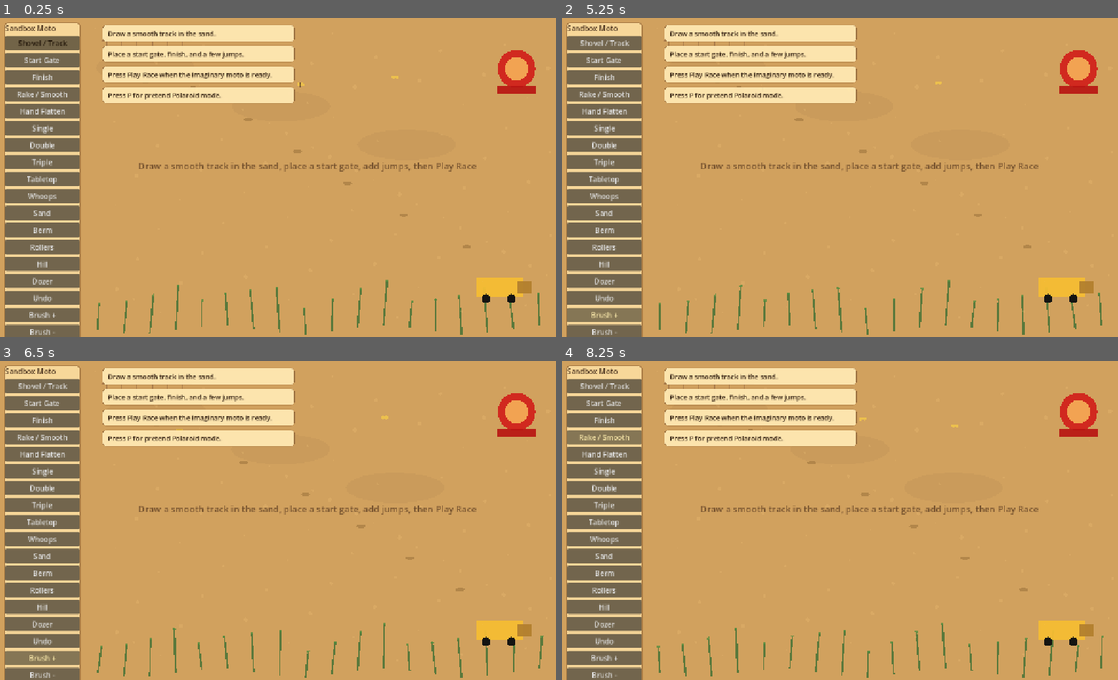
Above: before the commit, frames 1-4 (two rows, left to right).
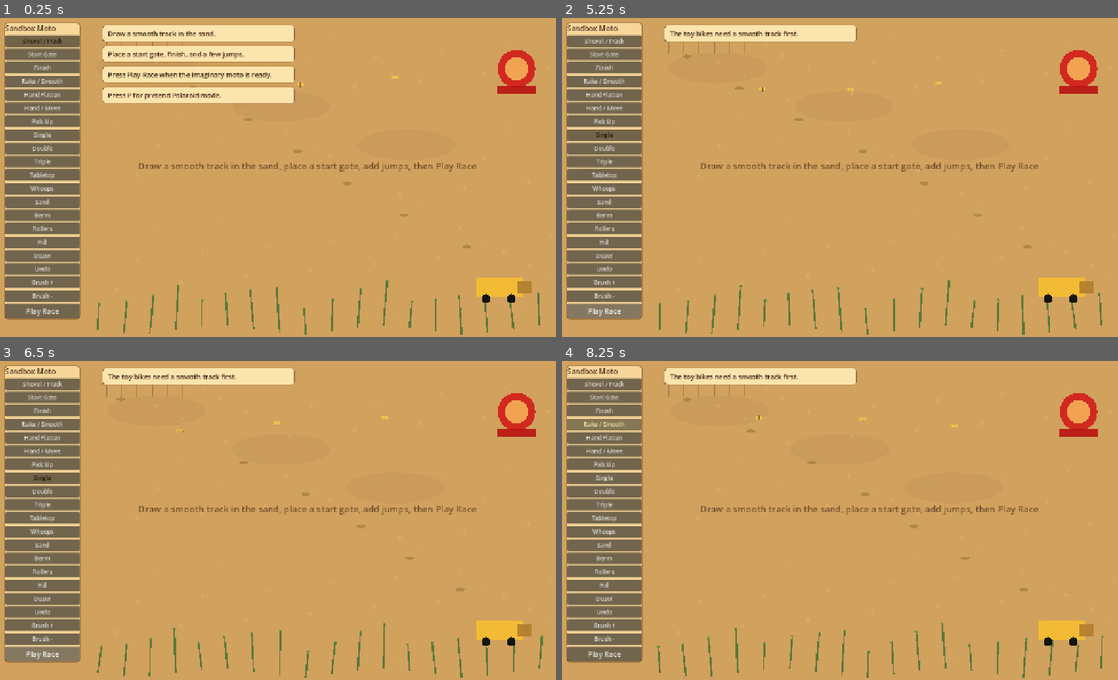
Above: after the commit, the same moments.

Repository: BuiltByLegacy/Sandbox-Moto
Game: Godot game, scene res://scenes/Main.tscn
Same seed, same stepped clock (60 frames per second), same inputs: the game is played once before the commit and once after it.
Inputs (mouse positions are in pixels of both pictures, inside the frame that each line leads up to):
- Up to frame 1 (0.25 s): no input
- Up to frame 2 (5.25 s): click (606, 107) at 0.5 s, where only the run after the commit has a clickable "Hand / Move"; click (606, 120) at 1.25 s, where only the run after the commit has a clickable "Pick Up"; click "Start Gate" at 2 s; click "Start Gate" at 2.75 s; click "Single" at 3.5 s; click "Single" at 4.25 s; click (606, 311) at 5 s, where only the run after the commit has a clickable "Play Race"
- Up to frame 3 (6.5 s): click (44, 654) at 5.75 s, where only the run after the commit has a clickable "Play Race"
- Up to frame 4 (8.25 s): click "Shovel / Track" at 6.5 s; click "Finish" at 7.25 s; click "Rake / Smooth" at 8 s

The runs differ from the first frame. In frame 1, 5.6% of the frame differs, in the area x 0-15%, y 5-100%; in frame 2, 11%; in frame 3, 11%; in frame 4, 11%, in the area x 0-54%, y 4-100%.

Commit message:
feat: obstacle move and pick-up tools - the kid's hand reaches in
Placed obstacles are toys, and toys get rearranged. Hand / Move grabs a
toy and drags it somewhere better; Pick Up lifts it out of the sandbox.
This makes the "kid's hand reaches in to move a jump" signature moment
an interactive tool instead of only a camera idea.

- TrackBuilder: grab/drag/drop state machine and single-toy pickup with
  GRAB_RADIUS targeting; hover ring (brightens while carrying); lifted
  toys leave a small dent in the sand; undo integration for both; drops
  and pickups emit track_changed so autosave and save/load just work
- Input: mouse release is now always handled, even over the tool panel,
  so toys and track drawing never stay stuck to the hand
- ToolPanel: Hand / Move and Pick Up buttons; compact button sizing so
  all 20 tools plus Play Race fit a 720p window
- tests/obstacle_edit_smoke.gd: grab/drag/drop, missed grabs, undo for
  move and pickup, dents, freed-node safety
- docs: obstacle_system (editing section), building_tools, technical
  plan, roadmap, README, CHANGELOG

Closes #25

Co-Authored-By: Claude Fable 5 <noreply@anthropic.com>

Diff:
--- a/scripts/ToolPanel.gd
+++ b/scripts/ToolPanel.gd
@@ -10,6 +10,8 @@
 	{"label": "Finish", "tool": "finish"},
 	{"label": "Rake / Smooth", "tool": "smooth"},
 	{"label": "Hand Flatten", "tool": "flatten"},
+	{"label": "Hand / Move", "tool": "move"},
+	{"label": "Pick Up", "tool": "pickup"},
 	{"label": "Single", "tool": "single"},
 	{"label": "Double", "tool": "double"},
 	{"label": "Triple", "tool": "triple"},
@@ -48,7 +50,7 @@
 	panel.add_theme_stylebox_override("panel", style)
 
 	var list := VBoxContainer.new()
-	list.add_theme_constant_override("separation", 6)
+	list.add_theme_constant_override("separation", 4)
 	panel.add_child(list)
 
 	var title := Label.new()
@@ -60,7 +62,8 @@
 		var button := Button.new()
 		button.text = tool_info.label
 		button.focus_mode = Control.FOCUS_NONE
-		button.custom_minimum_size = Vector2(140, 32)
+		button.custom_minimum_size = Vector2(140, 26)
+		button.add_theme_font_size_override("font_size", 13)
 		button.pressed.connect(_on_tool_pressed.bind(tool_info.tool))
 		list.add_child(button)
 		buttons[tool_info.tool] = button
@@ -68,7 +71,7 @@
 	var race_button := Button.new()
 	race_button.text = "Play Race"
 	race_button.focus_mode = Control.FOCUS_NONE
-	race_button.custom_minimum_size = Vector2(140, 38)
+	race_button.custom_minimum_size = Vector2(140, 34)
 	race_button.pressed.connect(func() -> void: race_requested.emit())
 	list.add_child(race_button)
 	buttons["race"] = race_button
--- a/scripts/TrackBuilder.gd
+++ b/scripts/TrackBuilder.gd
@@ -6,6 +6,7 @@
 const ObstacleScene := preload("res://scripts/Obstacle.gd")
 const SAVABLE_OBSTACLE_TYPES := ["single", "double", "triple", "tabletop", "whoops", "sand", "berm", "rollers", "hill"]
 const MAX_WEAR_MARKS := 420
+const GRAB_RADIUS := 44.0
 
 var active_tool := "track"
 var track_points: Array[Vector2] = []
@@ -21,6 +22,8 @@
 var wear_rng := RandomNumberGenerator.new()
 var brush_radius := 42.0
 var undo_stack: Array[Dictionary] = []
+var dragged_obstacle: Node2D = null
+var drag_offset := Vector2.ZERO
 
 func _ready() -> void:
 	set_process_input(true)
@@ -43,6 +46,7 @@
 func set_build_enabled(enabled: bool) -> void:
 	build_enabled = enabled
 	is_drawing = false
+	dragged_obstacle = null
 
 func get_track_path() -> Array[Vector2]:
 	if smoothed_points.size() >= 2:
@@ -210,16 +214,21 @@
 		return
 	if event is InputEventMouseButton and event.button_index == MOUSE_BUTTON_LEFT:
 		var mouse_pos := get_global_mouse_position()
-		if mouse_pos.x < 205:
-			return
-		if event.pressed:
-			_handle_press(mouse_pos)
-		else:
+		if not event.pressed:
+			# Always let go on release, even over the tool panel, so toys
+			# and track drawing never stay stuck to the hand.
+			var was_drawing := is_drawing
 			is_drawing = false
-			if active_tool == "track":
+			if was_drawing and active_tool == "track":
 				_smooth_track()
 				track_changed.emit()
 				queue_redraw()
+			elif dragged_obstacle != null:
+				_drop_obstacle()
+			return
+		if mouse_pos.x < 205:
+			return
+		_handle_press(mouse_pos)
 	elif event is InputEventMouseMotion and is_drawing and active_tool == "track":
 		var mouse_pos := get_global_mouse_position()
 		if track_points.is_empty() or track_points.back().distance_to(mouse_pos) > 12.0:
@@ -227,6 +236,11 @@
 			_smooth_track()
 			track_changed.emit()
 			queue_redraw()
+	elif event is InputEventMouseMotion and dragged_obstacle != null and active_tool == "move":
+		_drag_obstacle_to(get_global_mouse_position())
+	elif event is InputEventMouseMotion and active_tool in ["smooth", "flatten", "dozer", "move", "pickup"]:
+		# Keep the brush circle and hover ring following the hand.
+		queue_redraw()
 
 func _handle_press(mouse_pos: Vector2) -> void:
 	match active_tool:
@@ -250,6 +264,10 @@
 			has_finish = true
 			track_changed.emit()
 			queue_redraw()
+		"move":
+			_grab_obstacle_at(mouse_pos)
+		"pickup":
+			_pickup_obstacle_at(mouse_pos)
 		"smooth":
 			_push_undo_state()
 			_smooth_track()
@@ -281,6 +299,56 @@
 	obstacles.append(obstacle)
 	track_changed.emit()
 
+func _grab_obstacle_at(pos: Vector2) -> void:
+	var obstacle := _nearest_obstacle_to(pos)
+	if obstacle == null:
+		return
+	_push_undo_state()
+	dragged_obstacle = obstacle
+	drag_offset = obstacle.position - pos
+	_add_toy_dent(obstacle.position)
+	queue_redraw()
+
+func _drag_obstacle_to(pos: Vector2) -> void:
+	if not is_instance_valid(dragged_obstacle):
+		dragged_obstacle = null
+		return
+	dragged_obstacle.position = pos + drag_offset
+	queue_redraw()
+
+func _drop_obstacle() -> void:
+	dragged_obstacle = null
+	track_changed.emit()
+	queue_redraw()
+
+func _pickup_obstacle_at(pos: Vector2) -> void:
+	var obstacle := _nearest_obstacle_to(pos)
+	if obstacle == null:
+		return
+	_push_undo_state()
+	_add_toy_dent(obstacle.position)
+	obstacles.erase(obstacle)
+	obstacle.queue_free()
+	track_changed.emit()
+	queue_redraw()
+
+func _nearest_obstacle_to(pos: Vector2) -> Node2D:
+	var best: Node2D = null
+	var best_distance := GRAB_RADIUS
+	for obstacle in obstacles:
+		if not is_instance_valid(obstacle):
+			continue
+		var distance: float = obstacle.position.distance_to(pos)
+		if distance <= best_distance:
+			best_distance = distance
+			best = obstacle
+	return best
+
+func _add_toy_dent(pos: Vector2) -> void:
+	# A toy lifted out of the sand leaves a little dent behind.
+	for i in range(3):
+		add_track_wear(pos, 0.5)
+
 func _flatten_area(pos: Vector2) -> void:
 	for i in range(10):
 		var angle := wear_rng.randf_range(0.0, TAU)
@@ -361,6 +429,7 @@
 	if undo_stack.is_empty():
 		return
 	var state: Dictionary = undo_stack.pop_back()
+	dragged_obstacle = null
 	track_points = state["track_points"].duplicate()
 	smoothed_points = state["smoothed_points"].duplicate()
 	wear_marks = state["wear_marks"].duplicate(true)
@@ -416,6 +485,8 @@
 func _draw_start_finish() -> void:
 	if active_tool in ["smooth", "flatten", "dozer"]:
 		draw_arc(get_local_mouse_position(), brush_radius, 0.0, TAU, 64, Color(0.38, 0.24, 0.12, 0.32), 2.0)
+	if active_tool in ["move", "pickup"]:
+		_draw_grab_ring()
 	if has_start:
 		draw_rect(Rect2(start_position - Vector2(30, 18), Vector2(60, 36)), Color(0.15, 0.18, 0.18, 0.85), false, 4.0)
 		draw_line(start_position + Vector2(-28, -16), start_position + Vector2(28, 16), Color.WHITE, 2.0)
@@ -428,3 +499,13 @@
 				if (x + y) % 2 == 0:
 					draw_rect(Rect2(finish_position + Vector2(-28 + x * 14, -24 + y * 16), Vector2(14, 16)), Color(0.08, 0.08, 0.08), true)
 		draw_string(ThemeDB.fallback_font, finish_position + Vector2(-28, -32), "FINISH", HORIZONTAL_ALIGNMENT_LEFT, 90, 12, Color(0.20, 0.13, 0.07))
+
+func _draw_grab_ring() -> void:
+	# Soft ring around the toy the hand is over (or carrying).
+	var target: Node2D = dragged_obstacle
+	if target == null or not is_instance_valid(target):
+		target = _nearest_obstacle_to(get_local_mouse_position())
+	if target == null:
+		return
+	var ring_color := Color(0.98, 0.86, 0.52, 0.85) if dragged_obstacle != null else Color(0.42, 0.28, 0.14, 0.55)
+	draw_arc(target.position, GRAB_RADIUS + 4.0, 0.0, TAU, 48, ring_color, 3.0)
--- /dev/null
+++ b/tests/obstacle_edit_smoke.gd
@@ -0,0 +1,107 @@
+extends SceneTree
+
+# Headless smoke test for the obstacle move / pick up tools.
+# Run with:
+#   godot --headless --path . --script res://tests/obstacle_edit_smoke.gd
+
+const TrackBuilderScript := preload("res://scripts/TrackBuilder.gd")
+
+var failures: Array[String] = []
+var change_count := 0
+
+func _initialize() -> void:
+	_test_grab_drag_drop()
+	_test_grab_misses_when_far()
+	_test_move_undo()
+	_test_pickup_and_undo()
+	_test_pickup_leaves_dent()
+	_test_drop_survives_freed_obstacle()
+
+	if failures.is_empty():
+		print("OBSTACLE EDIT SMOKE TEST PASSED")
+		quit(0)
+	else:
+		for failure in failures:
+			push_error(failure)
+		print("OBSTACLE EDIT SMOKE TEST FAILED (%d failures)" % failures.size())
+		quit(1)
+
+func _check(condition: bool, message: String) -> void:
+	if not condition:
+		failures.append(message)
+
+func _make_builder():
+	var builder = TrackBuilderScript.new()
+	builder._add_obstacle("double", Vector2(400, 300))
+	builder._add_obstacle("berm", Vector2(600, 300))
+	builder.undo_stack.clear()
+	builder.track_changed.connect(func() -> void: change_count += 1)
+	change_count = 0
+	return builder
+
+func _test_grab_drag_drop() -> void:
+	var builder = _make_builder()
+	builder._grab_obstacle_at(Vector2(410, 305))
+	_check(builder.dragged_obstacle != null, "move: grab near the double should pick it up")
+	_check(builder.dragged_obstacle.obstacle_type == "double", "move: grabbed the wrong obstacle")
+	_check(builder.wear_marks.size() > 0, "move: lifting a toy should leave a dent")
+
+	builder._drag_obstacle_to(Vector2(500, 350))
+	var expected: Vector2 = Vector2(500, 350) + builder.drag_offset
+	_check(builder.obstacles[0].position.is_equal_approx(expected), "move: drag did not follow the hand")
+
+	builder._drop_obstacle()
+	_check(builder.dragged_obstacle == null, "move: drop should release the toy")
+	_check(change_count == 1, "move: drop should emit track_changed exactly once, got %d" % change_count)
+	_check(builder.obstacles.size() == 2, "move: moving must not add or remove obstacles")
+	builder.free()
+
+func _test_grab_misses_when_far() -> void:
+	var builder = _make_builder()
+	builder._grab_obstacle_at(Vector2(100, 100))
+	_check(builder.dragged_obstacle == null, "move: grab far from any toy should do nothing")
+	_check(builder.undo_stack.is_empty(), "move: a missed grab must not push undo state")
+	builder.free()
+
+func _test_move_undo() -> void:
+	var builder = _make_builder()
+	builder._grab_obstacle_at(Vector2(400, 300))
+	builder._drag_obstacle_to(Vector2(520, 340))
+	builder._drop_obstacle()
+	builder._undo()
+	_check(builder.obstacles.size() == 2, "move undo: obstacle count changed")
+	_check(builder.obstacles[0].position.is_equal_approx(Vector2(400, 300)), "move undo: position was not restored")
+	_check(builder.dragged_obstacle == null, "move undo: drag reference must be cleared")
+	builder.free()
+
+func _test_pickup_and_undo() -> void:
+	var builder = _make_builder()
+	builder._pickup_obstacle_at(Vector2(600, 300))
+	_check(builder.obstacles.size() == 1, "pickup: expected 1 obstacle left, got %d" % builder.obstacles.size())
+	_check(builder.obstacles[0].obstacle_type == "double", "pickup: removed the wrong obstacle")
+	_check(change_count == 1, "pickup: should emit track_changed exactly once, got %d" % change_count)
+
+	builder._undo()
+	_check(builder.obstacles.size() == 2, "pickup undo: obstacle did not come back")
+	var types: Array = []
+	for obstacle in builder.obstacles:
+		types.append(obstacle.obstacle_type)
+	_check("berm" in types, "pickup undo: the berm should be restored")
+	builder.free()
+
+func _test_pickup_leaves_dent() -> void:
+	var builder = _make_builder()
+	builder._pickup_obstacle_at(Vector2(600, 300))
+	_check(builder.wear_marks.size() > 0, "pickup: lifting a toy out should leave a dent")
+	builder.free()
+
+func _test_drop_survives_freed_obstacle() -> void:
+	var builder = _make_builder()
+	builder._grab_obstacle_at(Vector2(400, 300))
+	builder.obstacles[0].free()
+	builder.obstacles.remove_at(0)
+	builder._drag_obstacle_to(Vector2(500, 300))
+	_check(builder.dragged_obstacle == null, "safety: dragging a freed toy should self-clear")
+	builder._drop_obstacle()
+	_check(builder.dragged_obstacle == null, "safety: drop after a freed toy should not crash")
+	builder.free()
Not shown, changed: CHANGELOG.md
Not shown, changed: README.md
Not shown, changed: docs/building_tools.md
Not shown, changed: docs/obstacle_system.md
Not shown, changed: docs/roadmap.md
Not shown, changed: docs/technical_plan.md
